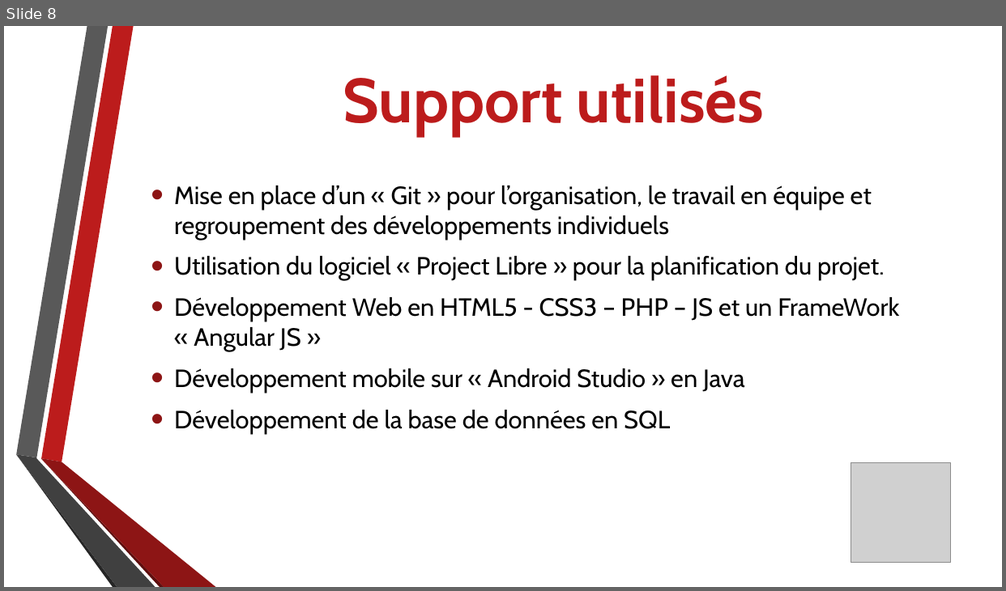
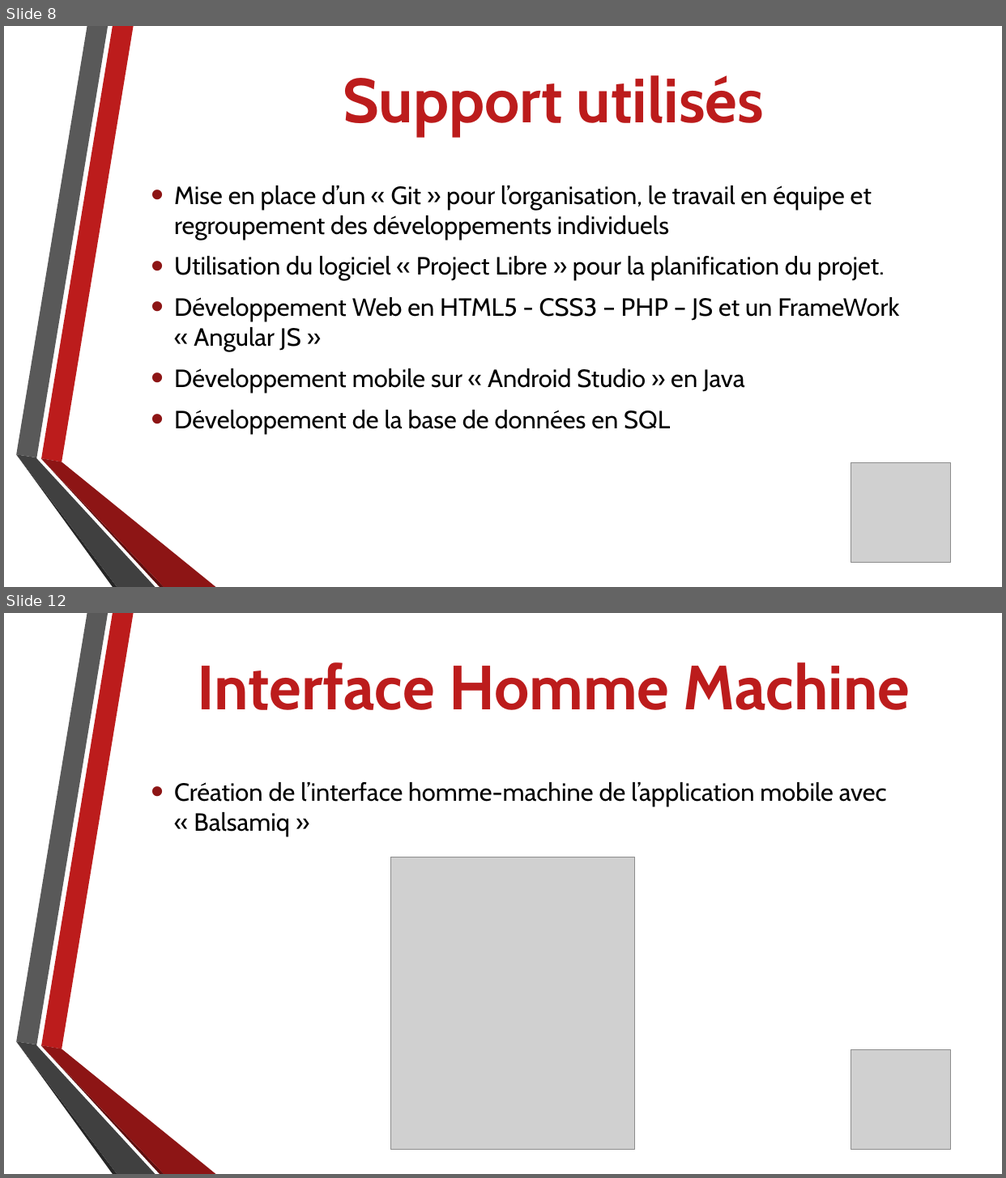
Before and after one commit to AxelFougues/PocketGlobe-Website, a slide deck: Diapo Presentation MiProjet.pptx. Shown one above the other, each under a label of ours: slide 8 before the commit, slides 8 and 12 after it; the slides between them are not shown. The pictures are 1006x591 and 1006x1178 pixels, drawn with LibreOffice and Linux fonts; fonts in the diff are those of the drawing; grey boxes stand for pictures; background and template pictures are left out. Boxes give left, top, right and bottom in pixels: in the first picture for what was removed or moved away, otherwise in the second. Text is boxed around its words. In the diff, an @@ line names an element or a change of style, - is before the commit and + after.

```diff
--- a/Diapo Presentation MiProjet.pptx
+++ b/Diapo Presentation MiProjet.pptx
@@ slide 12 added at (4,613,1002,1174), background picture (left out); not listed: 6 template elements that a slide beside it also shows @@
@@ title added at (197,662,910,710), 60 pt, text #BC1C1C, bold @@
+Interface Homme Machine
@@ text added at (174,782,887,837), 24 pt, text #000000 @@
+• Création de l’interface homme-machine de l’application mobile avec « Balsamiq »
@@ picture added at (391,857,635,1150) @@
@@ picture added at (850,1050,950,1150) @@
```
Also in this commit, not shown: 3 other slides added, 1 other file.
